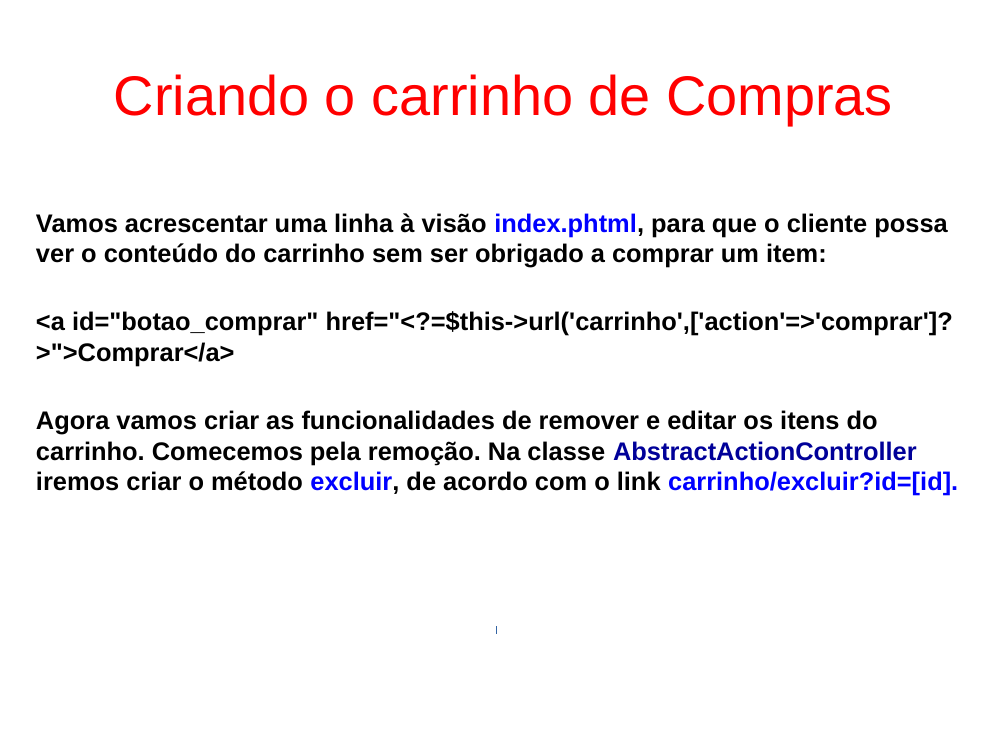
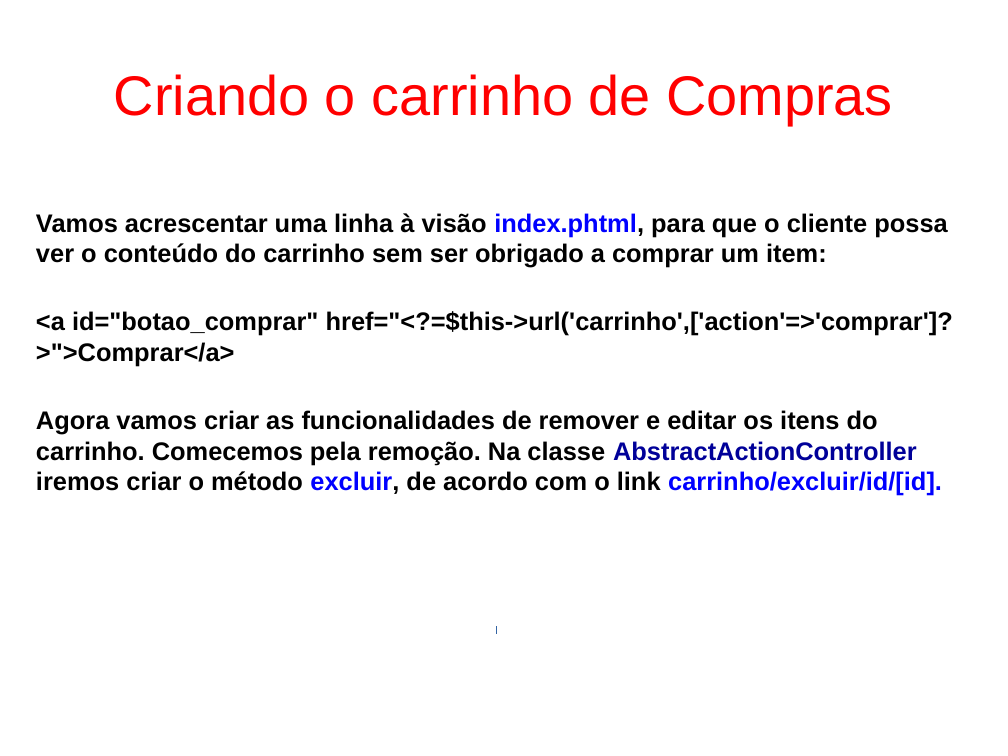
Before and after one commit to fgsl/lojasacme, a slide deck: slide 91 of docs/tutorial.odp. Drawn at 1008x756 pixels with LibreOffice and Linux fonts; fonts in the diff are those of the drawing. Boxes give left, top, right and bottom in pixels: in the first picture for what was removed or moved away, otherwise in the second. Text is boxed around its words. In the diff, an @@ line names an element or a change of style, - is before the commit and + after.

Commit message:
Ajustar o link de exclusão do carrinho #20

```diff
--- a/docs/tutorial.odp
+++ b/docs/tutorial.odp
@@ text at (36,410,942,496): text changed @@
-Agora vamos criar as funcionalidades de remover e editar os itens do carrinho. Comecemos pela remoção. Na classe AbstractActionController iremos criar o método excluir, de acordo com o link carrinho/excluir?id=[id].
+Agora vamos criar as funcionalidades de remover e editar os itens do carrinho. Comecemos pela remoção. Na classe AbstractActionController iremos criar o método excluir, de acordo com o link carrinho/excluir/id/[id].
```
